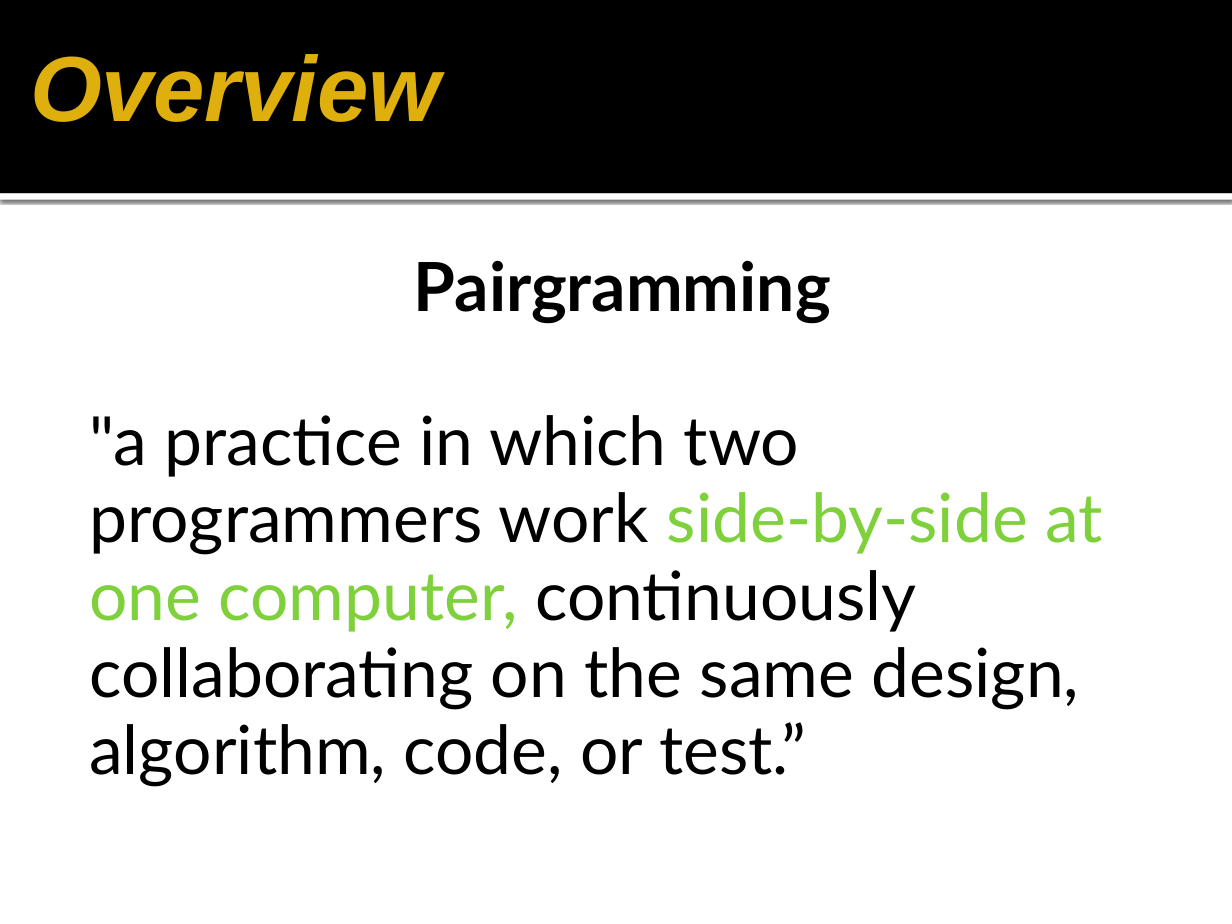
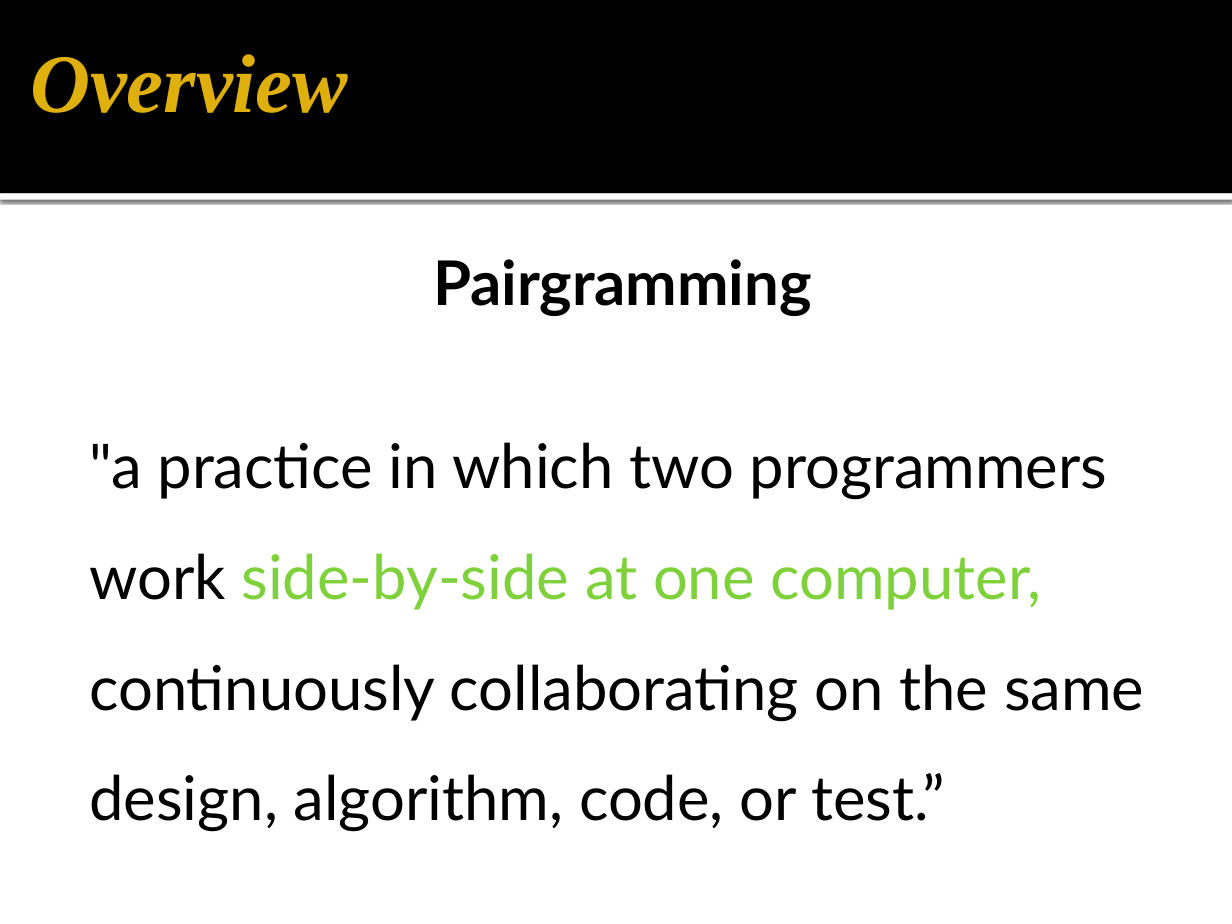
Before and after one commit to gmarcotte/teamceg, a slide deck: slide 3 of pear/submission_materials/PairgrammingDemo.pptx. Drawn at 1232x924 pixels with LibreOffice and Linux fonts; fonts in the diff are those of the drawing; background and template pictures are left out. Boxes give left, top, right and bottom in pixels: in the first picture for what was removed or moved away, otherwise in the second. Text is boxed around its words. In the diff, an @@ line names an element or a change of style, - is before the commit and + after.

```diff
--- a/pear/submission_materials/PairgrammingDemo.pptx
+++ b/pear/submission_materials/PairgrammingDemo.pptx
@@ title "Overview" at bbox=[30, 54, 348, 113]: size 60 to 54 pt, font Arial to Times New Roman @@
@@ text "Pairgramming" at bbox=[89, 259, 1144, 832]: size 44 to 40 pt; line spacing 0.95 to 1.5 @@
```
Also in this commit, not shown: 7 other slides changed, 1 slide added, 1 slide removed.
